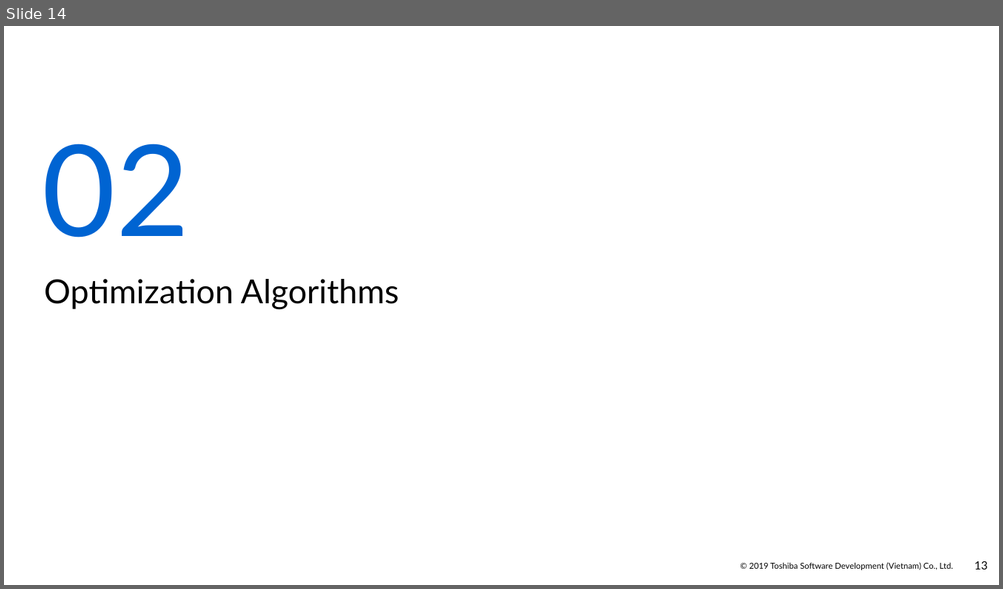
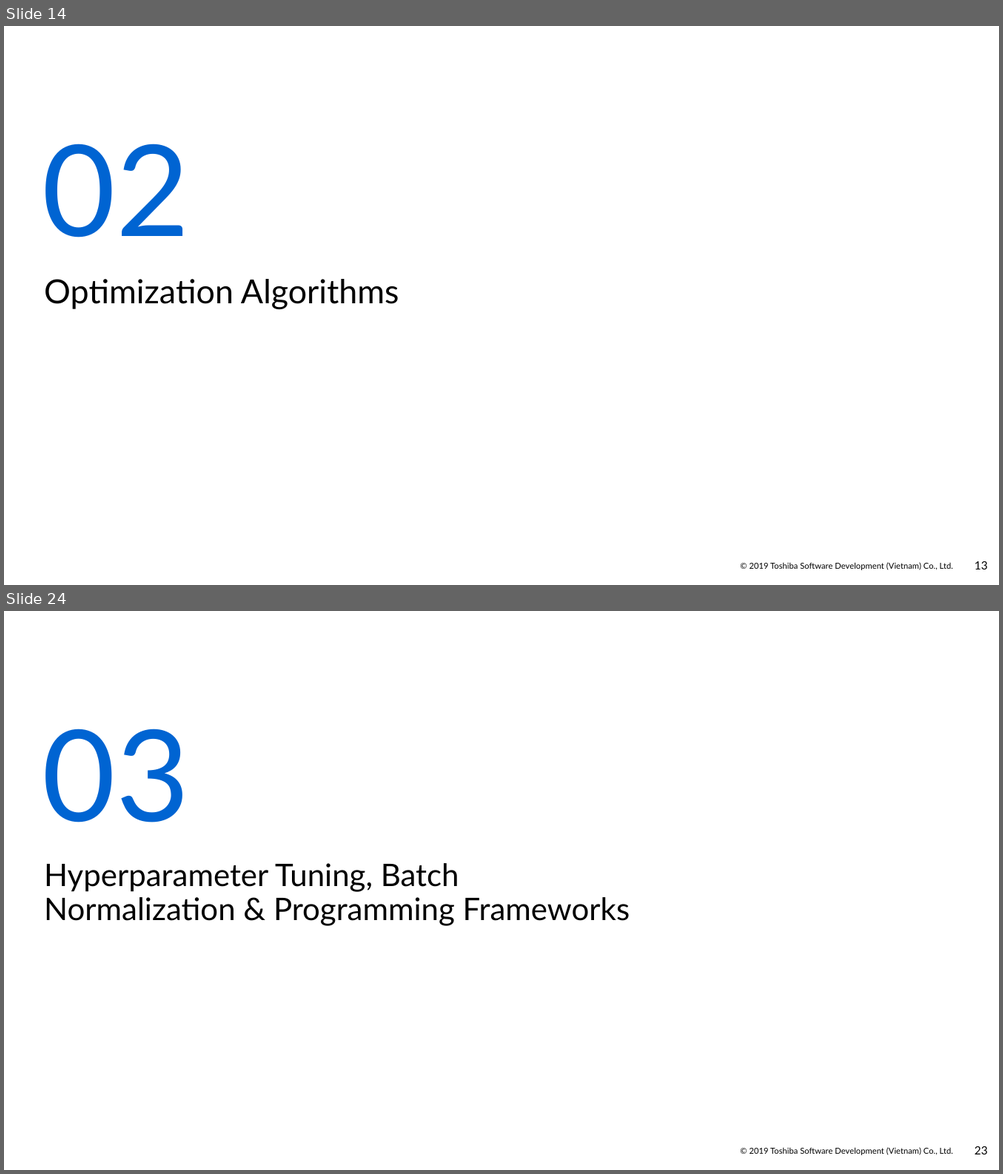
Before and after one commit to Doan-Nguyen/Coursera, a slide deck: Improving Deep Neural Network - Report - Course 2.pptx. Shown one above the other, each under a label of ours: slide 14 before the commit, slides 14 and 24 after it; the slides between them are not shown. The pictures are 1003x589 and 1003x1174 pixels, drawn with LibreOffice and Linux fonts; fonts in the diff are those of the drawing; background and template pictures are left out. Boxes give left, top, right and bottom in pixels: in the first picture for what was removed or moved away, otherwise in the second. Text is boxed around its words. In the diff, an @@ line names an element or a change of style, - is before the commit and + after.

```diff
--- a/Improving Deep Neural Network - Report - Course 2.pptx
+++ b/Improving Deep Neural Network - Report - Course 2.pptx
@@ slide 24 added at [4,611,999,1170], background #FFFFFF; not listed: 2 template elements that a slide beside it also shows @@
@@ text added at [42,729,190,823], 122.5 pt, text #0064D2 @@
+03
@@ title added at [44,863,630,926], 30 pt, text #000000 @@
+Hyperparameter Tuning, Batch Normalization & Programming Frameworks
```
Also in this commit, not shown: 8 slides changed, 7 other slides added, 1 slide removed.
